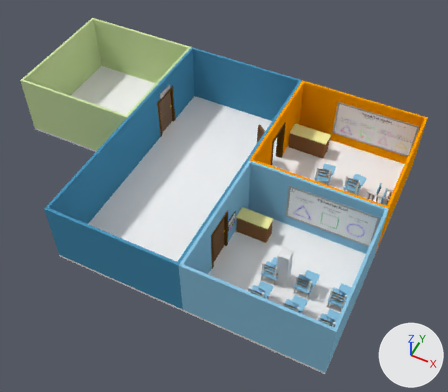
Two versions of the Blender file src/Assets/3Dmodels/FigurarEnviroment.blend, one commit apart.
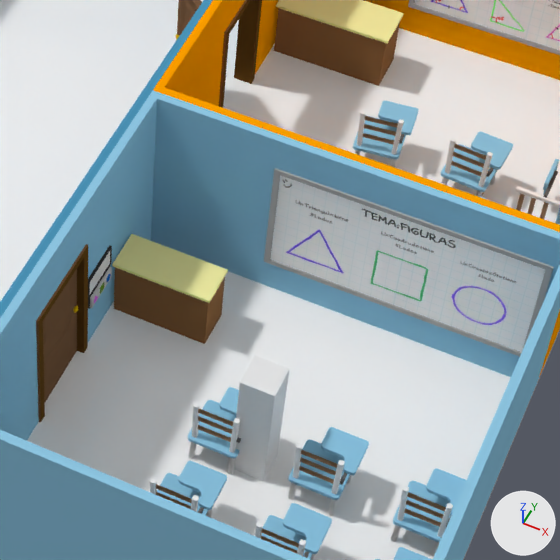
The first picture shows the older version from a 50 mm camera at (3.59, -11.64, 17.86) aimed at (-3.38, 2.3, 0.44). The close-ups show both versions on the part from 44% to 85% of the width and 33% to 80% of the height of that picture; other places that the commit changed are outside them. The axes (+X, +Y, +Z) are drawn at lower right. The lights are the same throughout.

The first close-up shows 'Player', 'Room_1_BoardContent', 'Room_1_Chair', 'Room_1_Desk', 'Room_1_Floor', 'Room_1_Wall', 'Room_2_Floor', 'Room_3_BoardContent', 'Room_3_Chair', 'Room_3_Desk', 'Room_3_Floor', 'Room_3_Walls'.
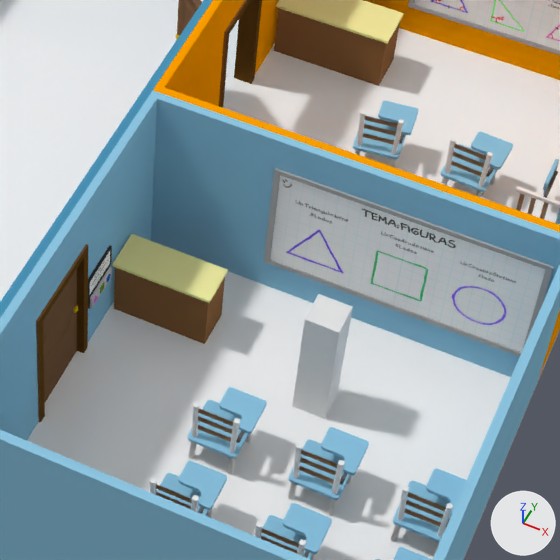
Boxes (x1, y1, x2, y2) around the edits, measured in the close-ups (560 x 560 px):
'Player', moved: before (234, 356, 289, 481); after (292, 294, 353, 419)

Edits to the bpy script that builds the scene:
```text
Change ob_player:
    ob_player.location: (0.0, 0.0, 0.85) -> (0.3, 1.09, 0.85)
```
